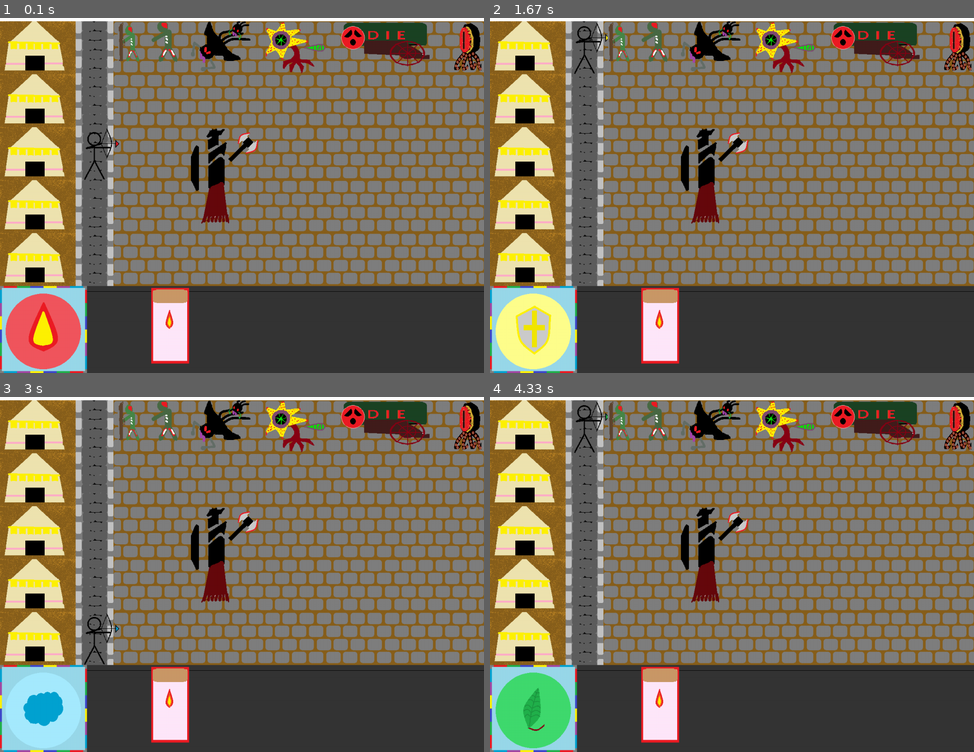
Above: before the commit, frames 1-4 (two rows, left to right).
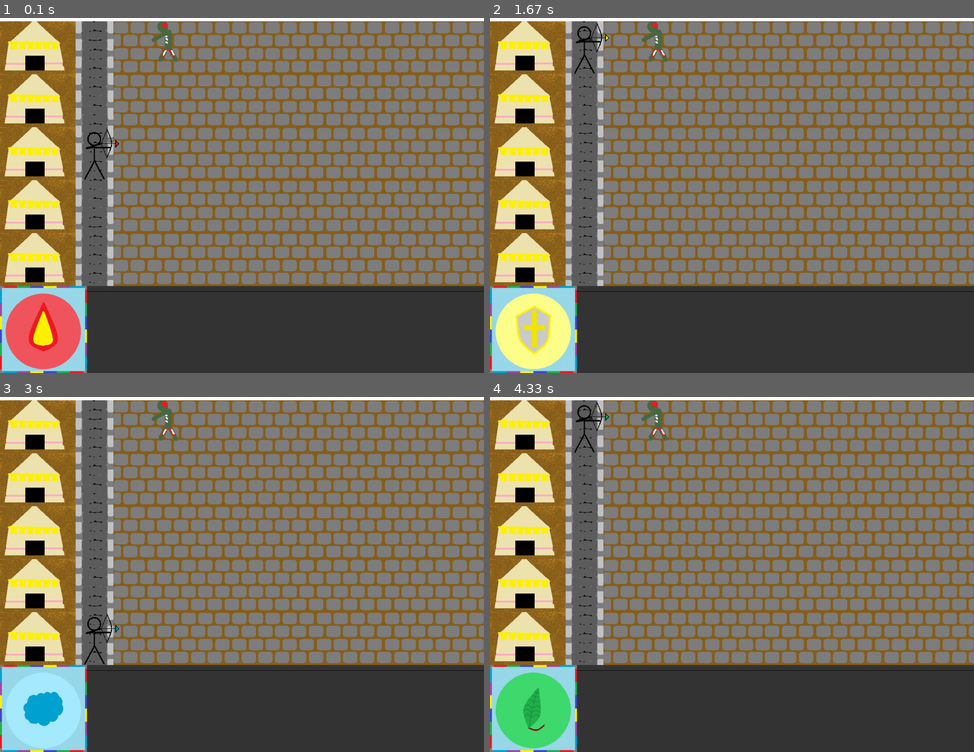
Above: after the commit, the same moments.

Repository: AntsThatWander/ERICA_Defend_6Elements
Game: pygame game, started from new_pygame.py
Same seed, same stepped clock (60 frames per second), same inputs: the game is played once before the commit and once after it.
Inputs:
- Up to frame 1 (0.1 s): no input
- Up to frame 2 (1.67 s): hold 1 0.33-0.8 s; hold Up 0.33-0.8 s; hold 5 0.83-1.3 s; hold Up 0.83-1.3 s; tap 3 at 0.98 s; hold Up from 1.33 s (still down); tap 4 at 1.48 s
- Up to frame 3 (3 s): release Up at 1.8 s; hold Down 1.83-2.13 s; tap 2 at 1.98 s; hold Up 2.17-2.53 s; tap 3 at 2.32 s; hold Down 2.57-2.93 s; tap 4 at 2.72 s; tap 6 at 2.97 s
- Up to frame 4 (4.33 s): hold Up 3.3-3.6 s; tap 3 at 3.45 s; hold Down 3.63-3.93 s; tap 4 at 3.78 s; hold Up from 3.97 s (still down); tap 2 at 4.12 s

The runs differ from the first frame. In frame 1, 6.5% of the frame differs, in the area x 24-100%, y 0-98%; in frame 2, 6.5%; in frame 3, 6.5%; in frame 4, 6.5%.

Commit message:
make code clear using dictionary

Diff:
--- a/images.py
+++ b/images.py
@@ -1,12 +1,73 @@
 import pygame
-#이미지를 가져온다
-red = pygame.image.load("resources/my_resources/player_ready_Red.png")
-green = pygame.image.load("resources/my_resources/player_ready_Green.png")
-blue = pygame.image.load("resources/my_resources/player_ready_Blue.png")
-yellow = pygame.image.load("resources/my_resources/player_ready_Yellow.png")
-purple = pygame.image.load("resources/my_resources/player_ready_Purple.png")
-jade = pygame.image.load("resources/my_resources/player_ready_Jade.png")
-fin = pygame.image.load("resources/my_resources/player_shoot.png")
+#이미지를 가져온다. 나중에 클래스로 묶도록 한다. Load images
+def Lv0_monster():
+    ling = pygame.image.load("resources/my_resources/nighthorror_ling.png")
+    sting = pygame.image.load("resources/my_resources/sting.png")
+    ball = pygame.image.load("resources/my_resources/cannon_ball.png")
+    return {'ling' : ling, 'sting' : sting, 'ball' : ball}
+def Lv1_monster():
+    zombie = pygame.image.load("resources/my_resources/zombie.png")
+    zombie_barrier = pygame.image.load("resources/my_resources/zombie_barrier.png")
+    return {'zombie' : zombie, 'zombie_barrier' : zombie_barrier}
+def Lv2_monster():
+    nighthorror = pygame.image.load("resources/my_resources/nighthorror.png")
+    crawler = pygame.image.load("resources/my_resources/crawler.png")
+    return {'nighthorror' : nighthorror, 'crawler' : crawler}
+def Lv3_monster():
+    cannon = pygame.image.load("resources/my_resources/cannon.png")
+    seer = pygame.image.load("resources/my_resources/overseer.png")
+    return {'cannon' : cannon, 'seer' : seer}
+def Lv4_monster():
+    black = pygame.image.load("resources/my_resources/Black_lord.png")
+    return {'black' : black}
+def Lv5_monster():
+    final = pygame.image.load("resources/my_resources/Final_lord.png")
+    return {'final' : final}
+
+#플레이어, 환영 그리고 화살 players, mirrors and arrows
+def player():
+    red = pygame.image.load("resources/my_resources/player_ready_Red.png")
+    green = pygame.image.load("resources/my_resources/player_ready_Green.png")
+    blue = pygame.image.load("resources/my_resources/player_ready_Blue.png")
+    yellow = pygame.image.load("resources/my_resources/player_ready_Yellow.png")
+    purple = pygame.image.load("resources/my_resources/player_ready_Purple.png")
+    jade = pygame.image.load("resources/my_resources/player_ready_Jade.png")
+    fin = pygame.image.load("resources/my_resources/player_shoot.png")
+    return {'red' : red, 'green' : green, 'blue' : blue, 'yellow' : yellow, 'purple' : purple, 'jade' : jade, 'shoot' : fin}
+def mirror():
+    red = pygame.image.load("resources/my_resources/mirror_ready_Red.png")
+    green = pygame.image.load("resources/my_resources/mirror_ready_Green.png")
+    blue = pygame.image.load("resources/my_resources/mirror_ready_Blue.png")
+    yellow = pygame.image.load("resources/my_resources/mirror_ready_Yellow.png")
+    purple = pygame.image.load("resources/my_resources/mirror_ready_Purple.png")
+    jade = pygame.image.load("resources/my_resources/mirror_ready_Jade.png")
+    fin = pygame.image.load("resources/my_resources/mirror_shoot.png")
+    return {'red' : red, 'green' : green, 'blue' : blue, 'yellow' : yellow, 'purple' : purple, 'jade' : jade, 'shoot' : fin}
+def arrow():
+    red = pygame.image.load("resources/my_resources/arrow_Red.png")
+    green = pygame.image.load("resources/my_resources/arrow_Green.png")
+    blue = pygame.image.load("resources/my_resources/arrow_Blue.png")
+    yellow = pygame.image.load("resources/my_resources/arrow_Yellow.png")
+    purple = pygame.image.load("resources/my_resources/arrow_Purple.png")
+    jade = pygame.image.load("resources/my_resources/arrow_Jade.png")
+    return {'red' : red, 'green' : green, 'blue' : blue, 'yellow' : yellow, 'purple' : purple, 'jade' : jade}
+
+#배경 backgrounds
+def backgrounds():
+    return {}
+
+
+#버튼 및 카드 buttons and cards
+def button():
+    Red_button = pygame.image.load("resources/my_resources/Red_button.png")
+    Green_button = pygame.image.load("resources/my_resources/Green_button.png")
+    Blue_button = pygame.image.load("resources/my_resources/Blue_button.png")
+    Yellow_button = pygame.image.load("resources/my_resources/Yellow_button.png")
+    Purple_button = pygame.image.load("resources/my_resources/Purple_button.png")
+    Jade_button = pygame.image.load("resources/my_resources/Jade_button.png")
+    return {'red' : Red_button, 'green' : Green_button, 'blue' : Blue_button, 'yellow' : Yellow_button, 'purple' : Purple_button, 'jade' : Jade_button}
+
+
 ball_room = pygame.image.load("resources/my_resources/ball_room.png")
 card_room = pygame.image.load("resources/my_resources/card_room.png")
 pave_road = pygame.image.load("resources/my_resources/pave_road.png")
@@ -14,21 +75,3 @@
 tent_road = pygame.image.load("resources/my_resources/tent_road.png")
 castle = pygame.image.load("resources/my_resources/castle_wall.png")
 card_Red = pygame.image.load("resources/my_resources/Red_card_1.png")
-zombie = pygame.image.load("resources/my_resources/zombie.png")
-zombie_barrier = pygame.image.load("resources/my_resources/zombie_barrier.png")
-nighthorror = pygame.image.load("resources/my_resources/nighthorror.png")
-ling = pygame.image.load("resources/my_resources/nighthorror_ling.png")
-cannon = pygame.image.load("resources/my_resources/cannon.png")
-ball = pygame.image.load("resources/my_resources/cannon_ball.png")
-crawler = pygame.image.load("resources/my_resources/crawler.png")
-sting = pygame.image.load("resources/my_resources/sting.png")
-seer = pygame.image.load("resources/my_resources/overseer.png")
-black = pygame.image.load("resources/my_resources/Black_lord.png")
-final = pygame.image.load("resources/my_resources/Final_lord.png")
-arrow_Red = pygame.image.load("resources/my_resources/arrow_Red.png")
-Red_button = pygame.image.load("resources/my_resources/Red_button.png")
-Green_button = pygame.image.load("resources/my_resources/Green_button.png")
-Blue_button = pygame.image.load("resources/my_resources/Blue_button.png")
-Yellow_button = pygame.image.load("resources/my_resources/Yellow_button.png")
-Purple_button = pygame.image.load("resources/my_resources/Purple_button.png")
-Jade_button = pygame.image.load("resources/my_resources/Jade_button.png")
--- a/new_pygame.py
+++ b/new_pygame.py
@@ -6,22 +6,47 @@
 width, height = 1280, 960
 screen = pygame.display.set_mode((width, height))
 
-#플레이어 이동 리스트
+#플레이어 위치 player location
 keys = [False, False]
 playpos = [220, 310]
-#플레이어 버튼 리스트
-button = [images.Red_button, images.Green_button,images.Blue_button,images.Yellow_button,images.Purple_button,images.Jade_button]
-active_button = button[0]
-#플레이어 이미지 리스트
-player = [images.red, images.green, images.blue, images.yellow, images.purple, images.jade]
-active_player = player[0]
+#버튼 사전 button dictionary
+button = images.button()
+#플레이어 이미지 사전 plyaer dictionary
+player = images.player()
+pshoot = player['shoot']
+#환영 이미지 사전 mirror dictionary
+mirror = images.mirror()
+mshoot = player['shoot']
+#화살 이미지 사전 arrow images dictionary
+arrow = images.arrow()
+#현재 이미지 값 current image color
+cur_color = 'red'
+
 #
 acc = [0,0]
 #화살
 arrows = []
+#레벨 0 몬스터
+Lv0 = images.Lv0_monster()
+#레벨 1 몬스터
+Lv1 = images.Lv1_monster()
+#레벨 2 몬스터
+Lv2 = images.Lv2_monster()
+#레벨 3 몬스터
+Lv3 = images.Lv3_monster()
+#레벨 4 몬스터
+Lv4 = images.Lv4_monster()
+#레벨 5 몬스터
+Lv5 = images.Lv5_monster()
+
 
 #화면 띄우기
 while True:
+    #이미지 변경
+    active_player = player[cur_color]
+    active_mirror = mirror[cur_color]
+    active_button = button[cur_color]
+    active_arrow = arrow[cur_color]
     #화면을 깨끗하게 한다.
     screen.fill((255,255,255)) #RGB
 
@@ -34,18 +59,19 @@
     screen.blit(images.ball_room, (0,730))
     screen.blit(images.card_room, (230,730))
     screen.blit(active_player, playpos)
-    screen.blit(images.zombie,(400,30))
-    screen.blit(images.zombie_barrier,(300,30))
-    screen.blit(images.nighthorror,(500,30))
-    screen.blit(images.ling,(600,30))
-    screen.blit(images.crawler,(700,30))
-    screen.blit(images.sting,(800,80))
-    screen.blit(images.cannon,(900,30))
-    screen.blit(images.ball,(900,40))
-    screen.blit(images.black,(500,310))
-    screen.blit(images.seer,(1200,30))
-    #screen.blit(images.final,(600,30))
-    screen.blit(images.card_Red, (400,735))
+    screen.blit(Lv1['zombie'],(400,30))
+
+    # screen.blit(images.zombie_barrier,(300,30))
+    # screen.blit(images.nighthorror,(500,30))
+    # screen.blit(images.ling,(600,30))
+    # screen.blit(images.crawler,(700,30))
+    # screen.blit(images.sting,(800,80))
+    # screen.blit(images.cannon,(900,30))
+    # screen.blit(images.ball,(900,40))
+    # screen.blit(images.black,(500,310))
+    # screen.blit(images.seer,(1200,30))
+    # screen.blit(images.final,(600,30))
+    # screen.blit(images.card_Red, (400,735))
     screen.blit(active_button,(15,750))
 
 
@@ -71,23 +97,17 @@
                 keys[1] = False
         if event.type == pygame.KEYDOWN:
             if event.key == pygame.K_1:
-                active_button = button[0]
-                active_player = player[0]
+                cur_color = 'red'
             elif event.key == pygame.K_2:
-                active_button = button[1]
-                active_player = player[1]
+                cur_color = 'green'
             elif event.key == pygame.K_3:
-                active_button = button[2]
-                active_player = player[2]
+                cur_color = 'blue'
             elif event.key == pygame.K_4:
-                active_button = button[3]
-                active_player = player[3]
+                cur_color = 'yellow'
             elif event.key == pygame.K_5:
-                active_button = button[4]
-                active_player = player[4]
+                cur_color = 'purple'
             elif event.key == pygame.K_6:
-                active_button = button[5]
-                active_player = player[5]
+                cur_color = 'jade'
         # if event.type == pygame.MOUSEBUTTONDOWN:
         #     position = pygame.mouse.get_pos()
         #     acc[1] = acc[1] + 1
